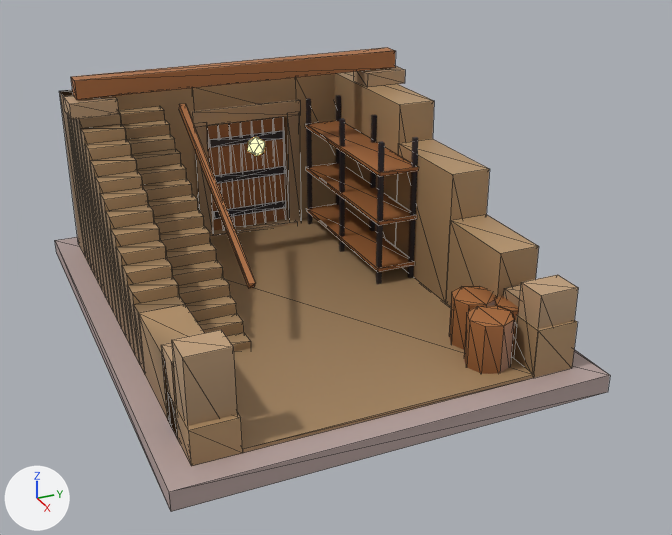
A saved change to the glTF model assets/int.basement-cellar/model.lod2.glb.
The view is the same before and after, from a camera (50 mm lens) standing at (13.77, -5.35, 7.62) and looking at (0.72, 0.52, 1.09). The lights are fixed; the arrows at lower left show +X, +Y and +Z. The older version comes first. Mesh edges are drawn as thin lines on the coarser meshes. Where no turn or scale is listed for an object, it has been applied to the vertices. Vertices at exactly the same position are counted once.

The first picture shows 'body_pal_khaki', 'body_pal_khakiLight', 'body_pal_sidewalk', 'body_pal_uiDark', 'body_pal_woodWarm', 'door_cellar_pal_uiDark', 'door_cellar_pal_woodWarm' and 1 more.
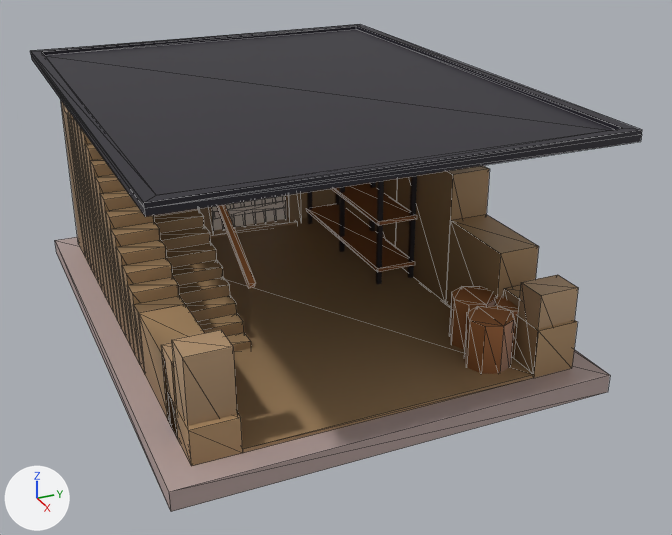
What changed in the scene script:
```text
Add mat_pal_picketwhite:
    mat_pal_picketwhite = bpy.data.materials.new('pal_picketWhite')
    # nodes: BsdfPrincipled, Mix, OutputMaterial, VertexColor
    # colours: pale yellow #f2e6dc, mixed with the vertex colours
Add mat_pal_uidark_001:
    mat_pal_uidark_001 = principled_material('pal_uiDark.001')
    mat_pal_uidark_001.base_color = (0.0185, 0.016, 0.0252)  # black #25222c
Change me_door_cellar_pal_woodwarm:
    used by ob_door_cellar_pal_woodwarm; location = (-3.36, -0.4, 0.3)
    remove me_door_cellar_pal_woodwarm.from_pydata(...)  # 56 vertices, 84 faces; spans x -0.11..0.01, y 0.0..1.6, z 0.0..2.3
    add me_door_cellar_pal_woodwarm.from_pydata(...)  # 80 vertices, 120 faces; spans x -0.11..0.09, y 0.0..1.6, z 0.0..2.3
    me_door_cellar_pal_woodwarm part 1: a new loose piece, a box spanning x 0.045..0.085, y 0.025..1.575, z 0.37..0.53, in mat_pal_picketwhite
    me_door_cellar_pal_woodwarm part 2: 84 kept faces spanning x -0.11..0.01, y 0.0..1.6, z 0.0..2.3 get new vertex colours; the middle colour goes from light grey #c4c4c4 to white #ffffff
    me_door_cellar_pal_woodwarm part 3: 84 faces spanning x -0.11..0.01, y 0.0..1.6, z 0.0..2.3 switch from mat_pal_woodwarm to mat_pal_picketwhite
    other edits to the shape of me_door_cellar_pal_woodwarm do not show in these pictures
Add me_roof_coping:
    me_roof_coping.from_pydata(...)  # 20 vertices, 36 faces; spans x -4.38..4.38, y -3.38..3.38, z 3.95..4.1
    me_roof_coping.materials.append(mat_pal_uidark_001)  # black #25222c
Remove ob_door_cellar_pal_uidark:
    ob_door_cellar_pal_uidark = bpy.data.objects.new('door_cellar_pal_uiDark', me_door_cellar_pal_uidark)
    ob_door_cellar_pal_uidark.location = (-3.36, -0.4, 0.3)
Add ob_roof_pal_uidark:
    ob_roof_pal_uidark = bpy.data.objects.new('roof_pal_uiDark', me_roof_coping)
    ob_roof_pal_uidark.location = (0.0, 0.0, 0.0)
```

Where the change shows, as pixel boxes (x1, y1, x2, y2) in the pictures (672 x 535 px):
'roof_pal_uiDark', added
    after: (30, 24, 642, 217)
'door_cellar_pal_woodWarm', reshaped
    before: (207, 117, 286, 231)
    after: (212, 196, 286, 231)
'door_cellar_pal_uiDark', deleted
    before: (209, 130, 286, 219)
part 1 of me_door_cellar_pal_woodwarm, added
    after: (214, 200, 286, 219)
part 2 of me_door_cellar_pal_woodwarm, recoloured
    before: (207, 117, 286, 231)
    after: (212, 196, 286, 231)
part 3 of me_door_cellar_pal_woodwarm, recoloured
    before: (207, 117, 286, 231)
    after: (212, 196, 286, 231)
